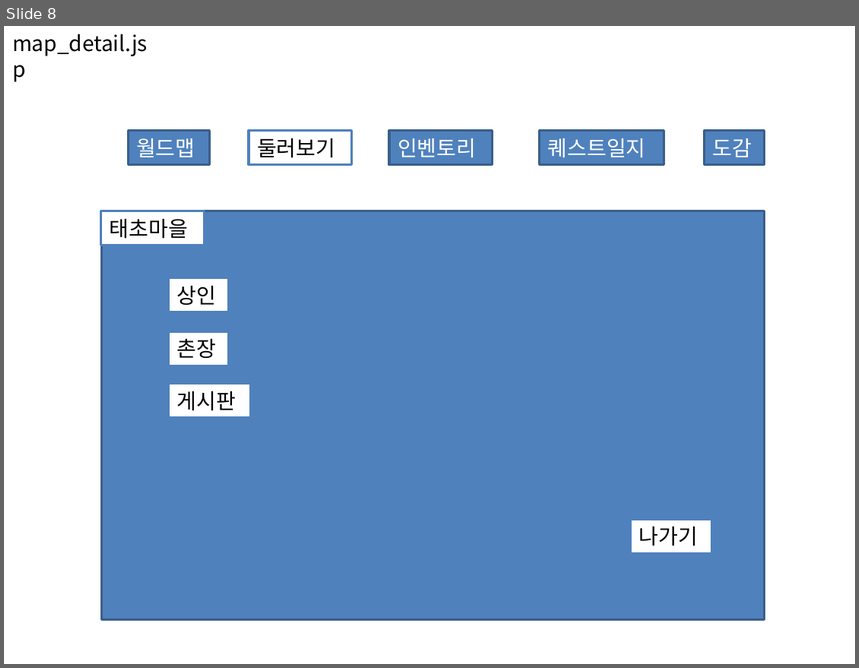
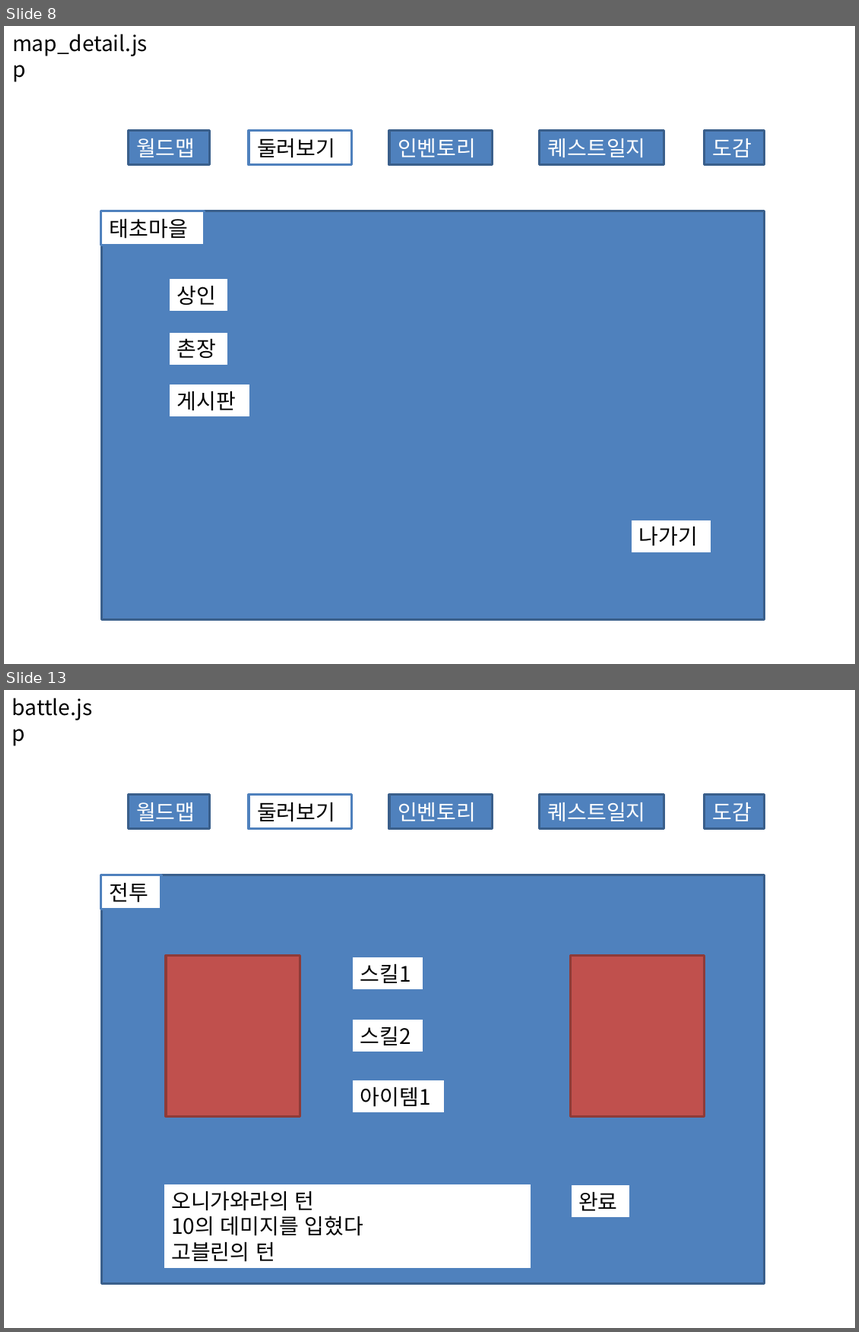
Before and after one commit to GitOnibi/jsp, a slide deck: RPG/etc/view.pptx. Shown one above the other, each under a label of ours: slide 8 before the commit, slides 8 and 13 after it; the slides between them are not shown. The pictures are 859x668 and 859x1332 pixels, drawn with LibreOffice and Linux fonts; fonts in the diff are those of the drawing. Boxes give left, top, right and bottom in pixels: in the first picture for what was removed or moved away, otherwise in the second. Text is boxed around its words. In the diff, an @@ line names an element or a change of style, - is before the commit and + after.

```diff
--- a/RPG/etc/view.pptx
+++ b/RPG/etc/view.pptx
@@ slide 13 added at (x1=4, y1=690, x2=855, y2=1328), background #FFFFFF @@
@@ text added at (x1=12, y1=698, x2=92, y2=720), 18 pt, text #000000 @@
+battle.jsp
@@ rectangle added at (x1=129, y1=795, x2=210, y2=829), fill #4F81BD, outline #3A5F8C 2 pt, 18 pt, text #FFFFFF @@
+월드맵
@@ rectangle added at (x1=249, y1=795, x2=352, y2=829), fill #FFFFFF, outline #4F81BD 2 pt, 18 pt, text #000000 @@
+둘러보기
@@ rectangle added at (x1=389, y1=795, x2=493, y2=829), fill #4F81BD, outline #3A5F8C 2 pt, 18 pt, text #FFFFFF @@
+인벤토리
@@ rectangle added at (x1=539, y1=795, x2=664, y2=829), fill #4F81BD, outline #3A5F8C 2 pt, 18 pt, text #FFFFFF @@
+퀘스트일지
@@ rectangle added at (x1=705, y1=795, x2=765, y2=829), fill #4F81BD, outline #3A5F8C 2 pt, 18 pt, text #FFFFFF @@
+도감
@@ rectangle added at (x1=101, y1=875, x2=161, y2=910), fill #FFFFFF, outline #4F81BD 2 pt, 18 pt, text #000000 @@
+전투
@@ rectangle added at (x1=102, y1=875, x2=765, y2=1284), fill #4F81BD, outline #3A5F8C 2 pt @@
@@ rectangle added at (x1=166, y1=955, x2=300, y2=1116), fill #C0504D, outline #8E3B39 2 pt @@
@@ rectangle added at (x1=352, y1=957, x2=424, y2=990), fill #FFFFFF, outline #4F81BD 2 pt, 18 pt, text #000000 @@
+스킬1
@@ rectangle added at (x1=570, y1=955, x2=704, y2=1116), fill #C0504D, outline #8E3B39 2 pt @@
@@ rectangle added at (x1=352, y1=1018, x2=424, y2=1053), fill #FFFFFF, outline #4F81BD 2 pt, 18 pt, text #000000 @@
+스킬2
@@ rectangle added at (x1=352, y1=1080, x2=446, y2=1114), fill #FFFFFF, outline #4F81BD 2 pt, 18 pt, text #000000 @@
+아이템1
@@ rectangle added at (x1=163, y1=1184, x2=531, y2=1270), fill #FFFFFF, outline #4F81BD 2 pt, 18 pt, text #000000 @@
+오니가와라의 턴
+10의 데미지를 입혔다
+고블린의 턴
@@ rectangle added at (x1=570, y1=1185, x2=630, y2=1219), fill #FFFFFF, outline #4F81BD 2 pt, 18 pt, text #000000 @@
+완료
```
Also in this commit, not shown: 6 slides changed, 1 other slide added, 32 other files.
